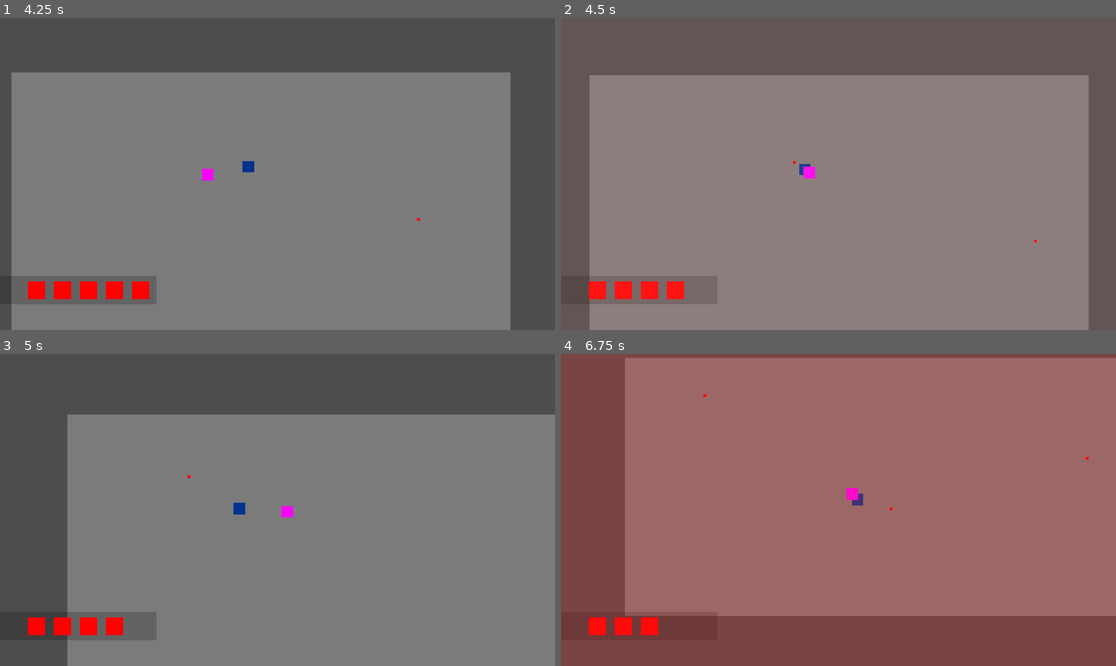
Above: before the commit, frames 1-4 (two rows, left to right).
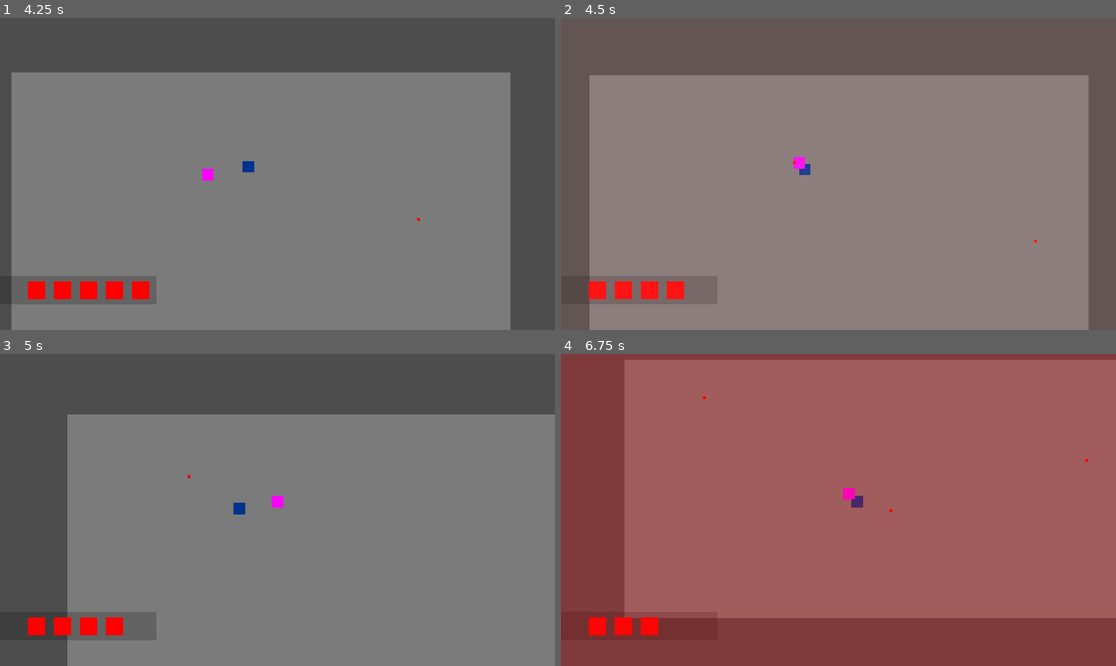
Above: after the commit, the same moments.

Repository: Lukko-Digital/WellesleyGameJam2024
Game: Godot game, scene res://src/main.tscn
The game is run twice, just before and just after one commit, with the same random seed, the same clock (stepped at 60 frames per second) and the same inputs.
Inputs (mouse positions are in pixels of both pictures, inside the frame that each line leads up to):
- Up to frame 1 (4.25 s): move the mouse to (399, 158) at 0.52 s; press the mouse at (399, 158) at 0.53 s; hold D (right) 0.53-1.28 s; move the mouse to (166, 189) at 1.27 s; release the mouse at (166, 189) at 1.28 s; hold S (down) 1.28-2.03 s; click (166, 189) at 1.35 s; move the mouse to (333, 105) at 2.02 s; press the mouse at (333, 105) at 2.03 s; hold D (right) 2.03-2.78 s; move the mouse to (249, 236) at 2.77 s; release the mouse at (249, 236) at 2.78 s; hold W (up) 2.78-3.53 s; click (249, 236) at 2.85 s; move the mouse to (444, 220) at 3.52 s; press the mouse at (444, 220) at 3.53 s; hold A (left) from 3.53 s (still down)
- Up to frame 2 (4.5 s): keep holding A (left); move the mouse to (672, 127) at 4.27 s; release the mouse at (672, 127) at 4.28 s; click (672, 127) at 4.35 s
- Up to frame 3 (5 s): keep holding A (left)
- Up to frame 4 (6.75 s): move the mouse to (866, 510) at 5.02 s; release A (left) at 5.03 s; press the mouse at (866, 510) at 5.03 s; hold S (down) 5.03-5.78 s; move the mouse to (755, 432) at 5.77 s; release the mouse at (755, 432) at 5.78 s; hold D (right) 5.78-6.53 s; click (755, 432) at 5.85 s; move the mouse to (960, 494) at 6.52 s; press the mouse at (960, 494) at 6.53 s; hold W (up) from 6.53 s (still down)

Frame 1 is identical in both runs. In frame 2, 0.1% of the frame differs, in the area x 41-46%, y 44-52%; in frame 3, 0.2%; in frame 4, 1.6%, in the area x 11-100%, y 1-85%.

Commit message:
add knockback on bullet

Diff:
--- /dev/null
+++ b/src/player/bullet.gd
@@ -0,0 +1,10 @@
+extends Attack
+
+
+func _on_body_entered(body):
+	super(body)
+	body.knockback(
+		direction,
+		1000,
+		0.05
+	)
--- a/src/player/bullet.tscn
+++ b/src/player/bullet.tscn
@@ -1,6 +1,6 @@
 [gd_scene load_steps=3 format=3 uid="uid://cqm3qy25mtw4o"]
 
-[ext_resource type="Script" path="res://src/abstract_base_classes/attack.gd" id="1_qlsaq"]
+[ext_resource type="Script" path="res://src/player/bullet.gd" id="1_m61ky"]
 
 [sub_resource type="RectangleShape2D" id="RectangleShape2D_mye0q"]
 size = Vector2(10, 10)
@@ -8,7 +8,7 @@
 [node name="bullet" type="Area2D"]
 collision_layer = 0
 collision_mask = 4
-script = ExtResource("1_qlsaq")
+script = ExtResource("1_m61ky")
 
 [node name="ColorRect" type="ColorRect" parent="."]
 offset_left = -5.0
